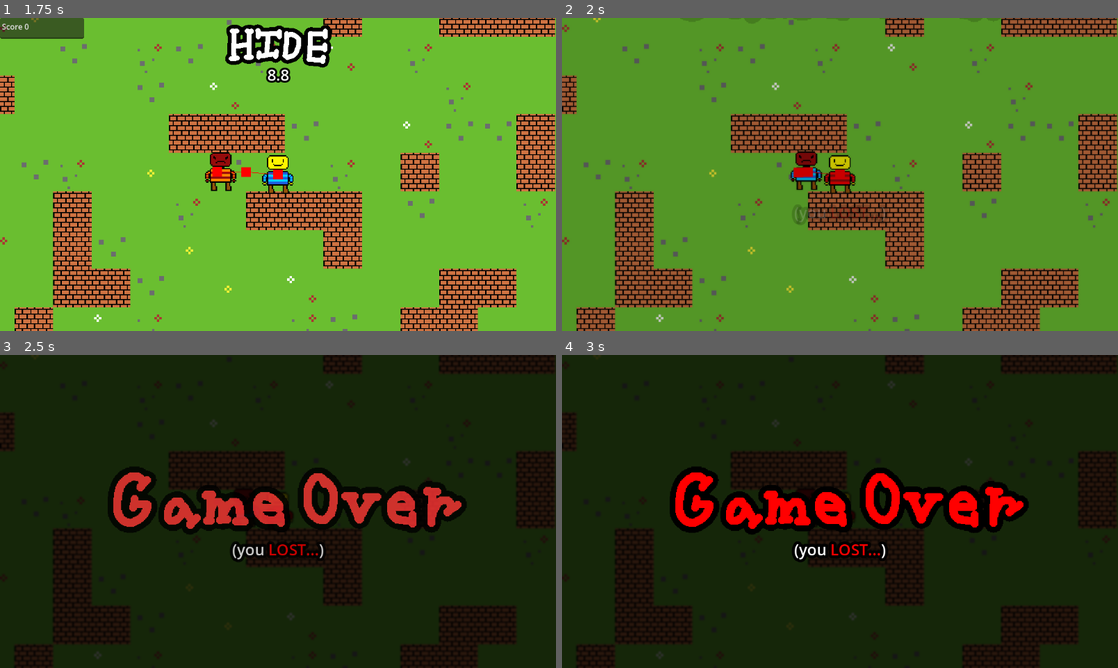
Above: before the commit, frames 1-4 (two rows, left to right).
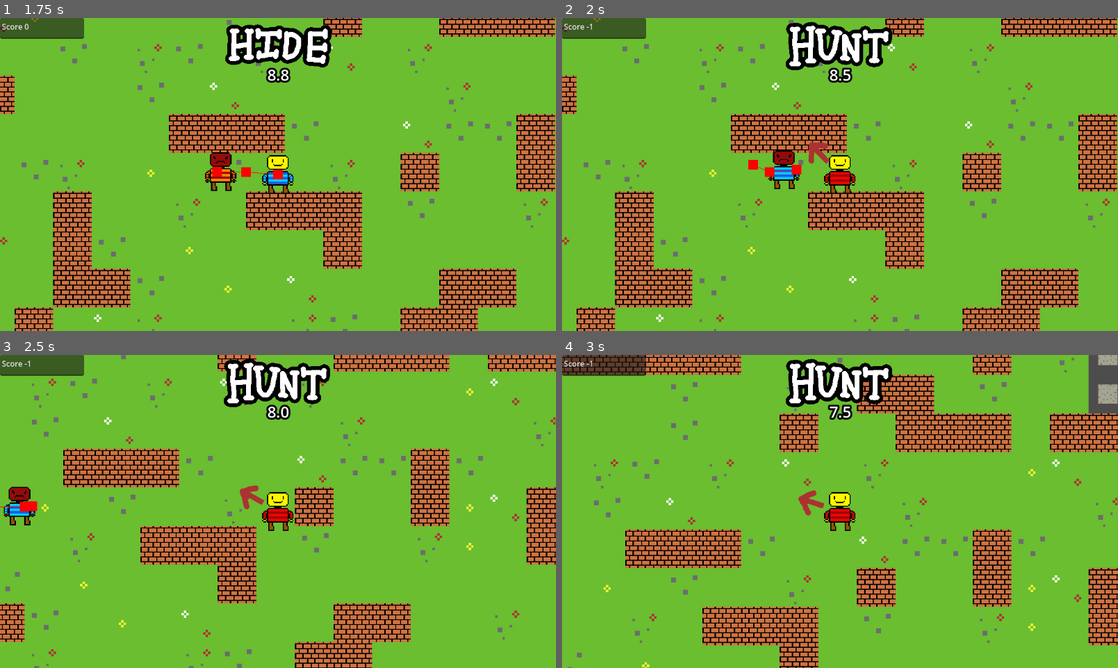
Above: after the commit, the same moments.

Repository: LegoMaster7001/fargo-game-jam-2025
Game: Godot game, scene res://Scenes/main_menu.tscn
Two runs of this game, one before a commit and one after it. Both use one fixed random seed, a clock stepped at 60 frames per second and the inputs below.
Inputs:
- Up to frame 1 (1.75 s): tap Enter at 0.5 s; hold Right (ui_right) 0.53-1.28 s; hold Space (call_groundies) 0.53-1.28 s; hold Down (ui_down) from 1.28 s (still down); tap E at 1.35 s
- Up to frame 2 (2 s): keep holding Down (ui_down)
- Up to frame 3 (2.5 s): release Down (ui_down) at 2.03 s; hold Right (ui_right) from 2.03 s (still down); hold Space (call_groundies) from 2.03 s (still down)
- Up to frame 4 (3 s): release Right (ui_right) at 2.78 s; release Space (call_groundies) at 2.78 s; hold Up (ui_up) from 2.78 s (still down); tap E at 2.85 s

Frame 1 is identical in both runs. In frame 2, 94% of the frame differs, in the area x 0-100%, y 0-100%; in frame 3, 99%; in frame 4, 99%.

Commit message:
set game over threshold to 5

Diff:
--- a/Scripts/Global.gd
+++ b/Scripts/Global.gd
@@ -1,6 +1,6 @@
 extends Node2D
 
-const GAME_OVER_SCORE_THRESHOLD := 1
+const GAME_OVER_SCORE_THRESHOLD := 5
 const CHASE_DURATION := 10
 
 signal role_changed(old_role: role, role: role, timeout: bool)
